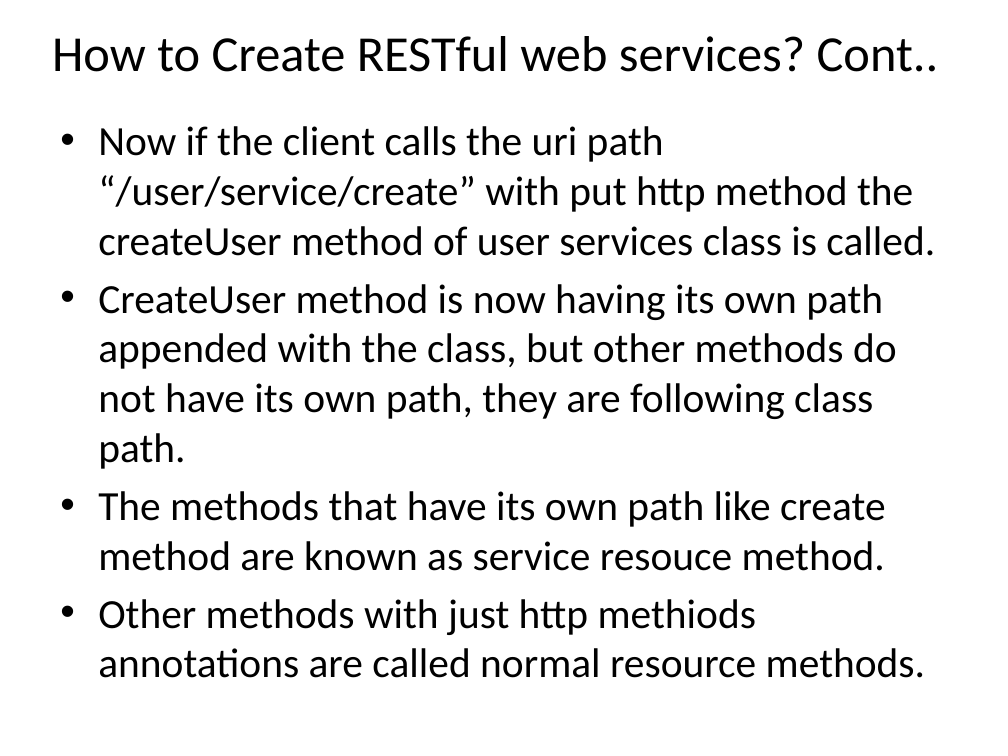
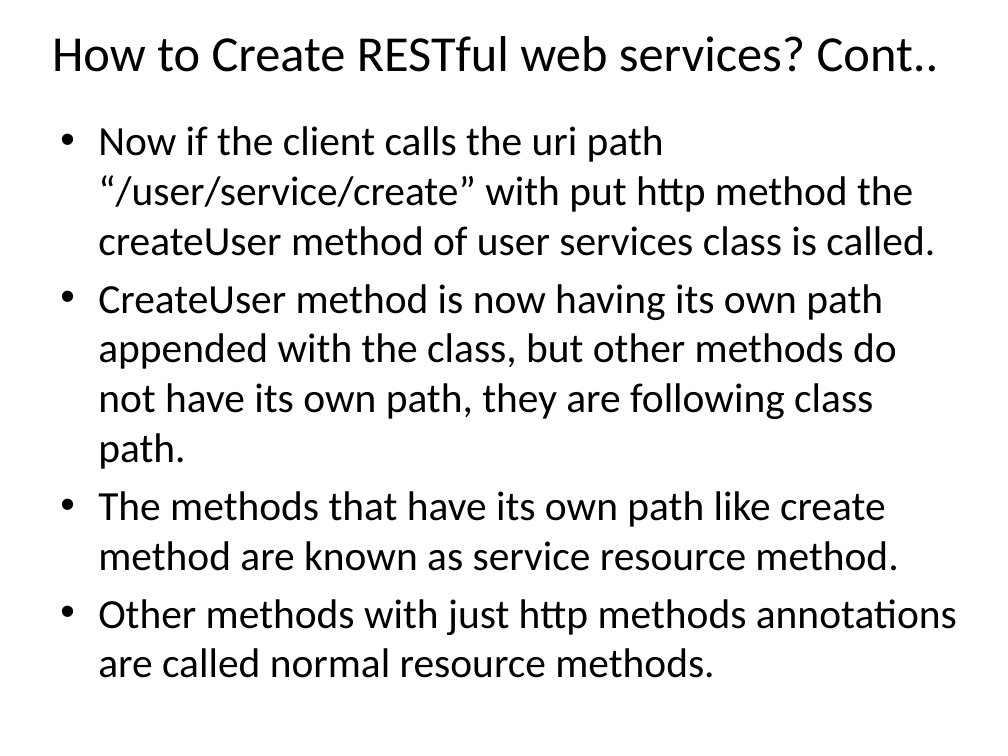
Before and after one commit to email2dorababu/SCALA_Reading, a slide deck: slide 9 of REST/REST_part1.pptx. Drawn at 1008x756 pixels with LibreOffice and Linux fonts; fonts in the diff are those of the drawing. Boxes give left, top, right and bottom in pixels: in the first picture for what was removed or moved away, otherwise in the second. Text is boxed around its words. In the diff, an @@ line names an element or a change of style, - is before the commit and + after.

```diff
--- a/REST/REST_part1.pptx
+++ b/REST/REST_part1.pptx
@@ text at (98, 491, 957, 678): text changed @@
-• The methods that have its own path like create method are known as service resouce method.
-• Other methods with just http methiods annotations are called normal resource methods.
+• The methods that have its own path like create method are known as service resource method.
+• Other methods with just http methods annotations are called normal resource methods.
```
Also in this commit, not shown: 1 other slide changed, 2 slides added, 4 other files.
